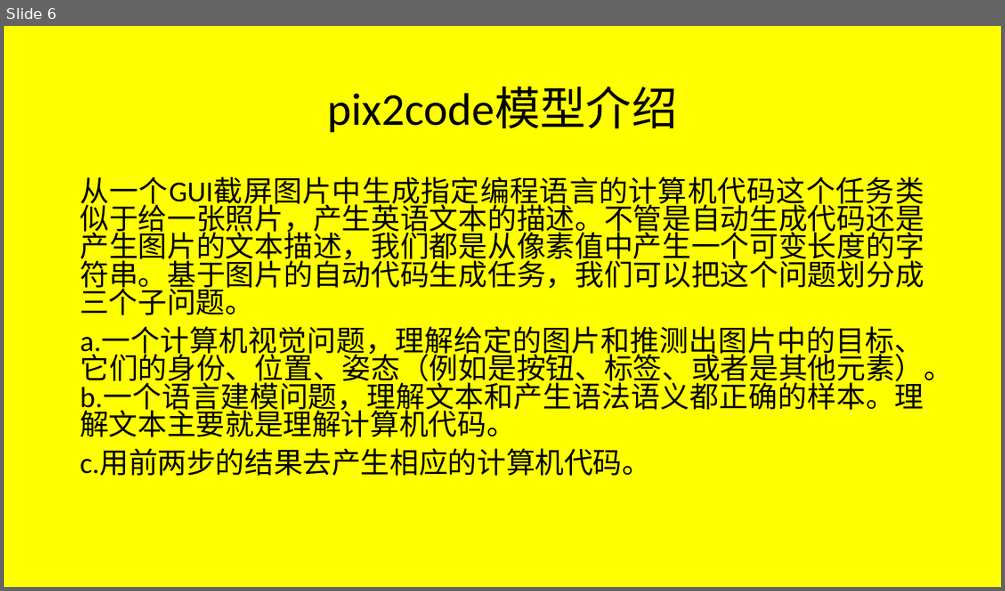
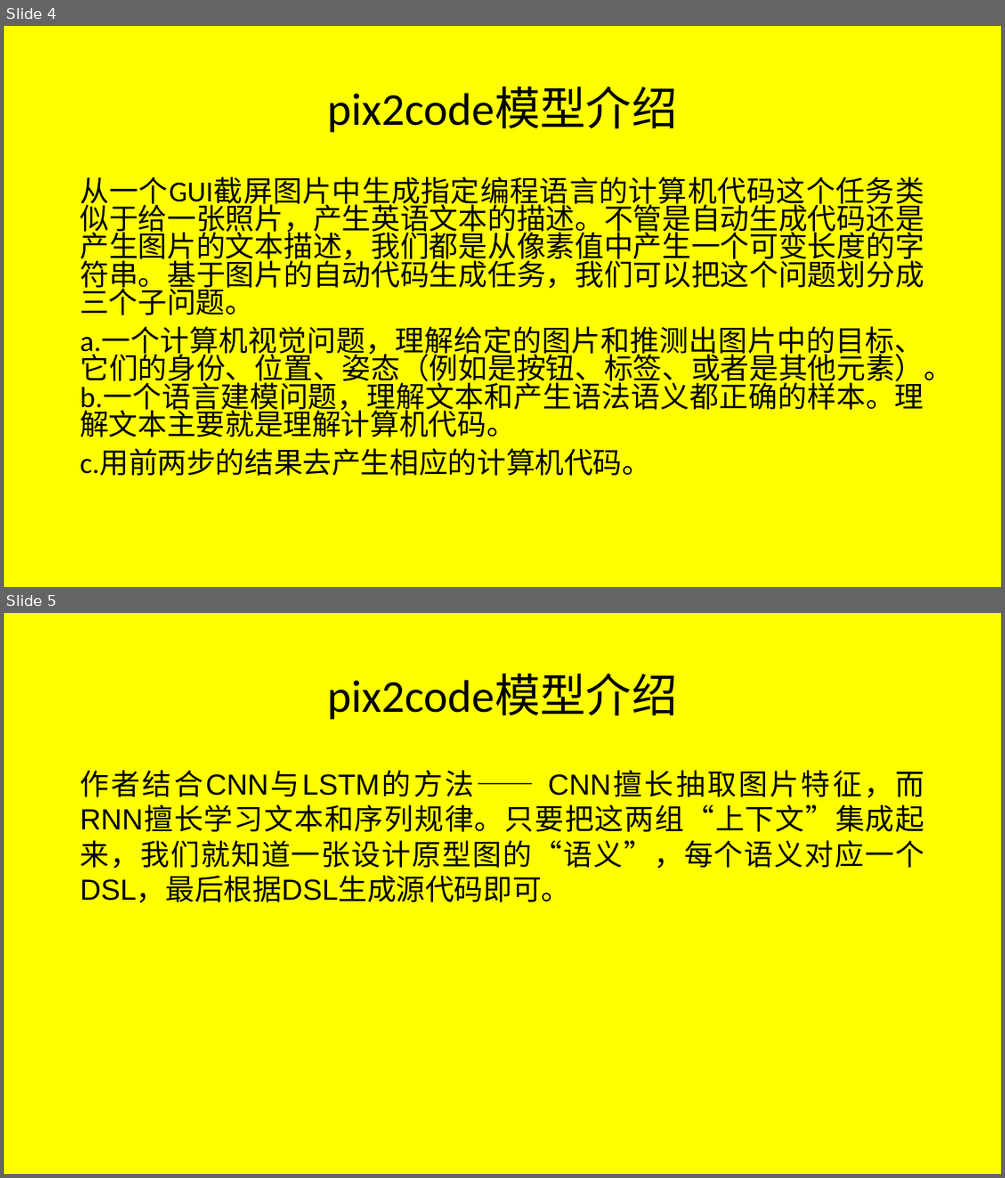
Before and after one commit to JFBabyHorse/learngit-and-BWESE, a slide deck: pix2code学习.pptx. Shown one above the other, each under a label of ours: slide 6 before the commit, slides 4 and 5 after it. The pictures are 1005x591 and 1005x1178 pixels, drawn with LibreOffice and Linux fonts; fonts in the diff are those of the drawing. Boxes give left, top, right and bottom in pixels: in the first picture for what was removed or moved away, otherwise in the second. Text is boxed around its words. In the diff, an @@ line names an element or a change of style, - is before the commit and + after.

```diff
--- a/pix2code学习.pptx
+++ b/pix2code学习.pptx
@@ slide 5 added at [4, 613, 1001, 1174], background #FFFF00 @@
@@ title added at [327, 674, 677, 720], 44 pt, text #000000 @@
+pix2code模型介绍
@@ text added at [80, 770, 924, 903], 28 pt, text #000000 @@
+作者结合CNN与LSTM的方法—— CNN擅长抽取图片特征，而RNN擅长学习文本和序列规律。只要把这两组“上下文”集成起来，我们就知道一张设计原型图的“语义”，每个语义对应一个DSL，最后根据DSL生成源代码即可。
@@ what was slide 6 is now slide 4 @@
```
Also in this commit, not shown: 2 slides changed, 4 other slides added.
